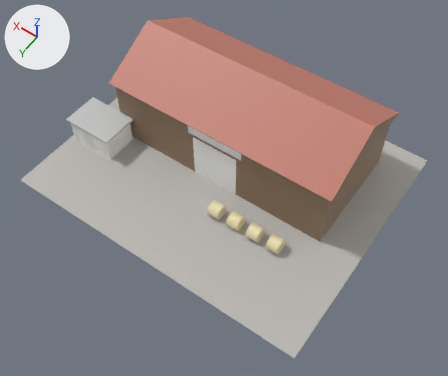
The glTF model assets/buildings/barn.glb as it was, and as the next commit left it.
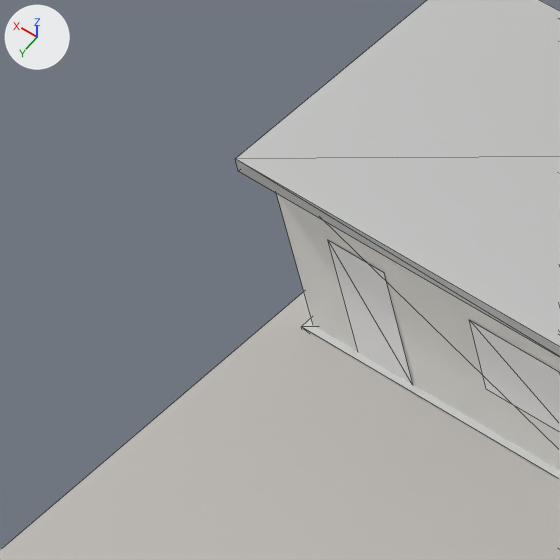
Old and new are each drawn whole from a 50 mm camera at (-23.12, 36.81, 48.48) aimed at (-1.81, 6.97, 1.59) and again close up on the part from 9% to 23% of the width and 27% to 44% of the height. Every picture has the same lights, and +X, +Y and +Z are marked at upper left. The older version's two pictures come first. The close-ups show mesh edges as thin lines. Objects named as collision shapes, trigger or cutter boxes, shadow casters or lower levels of detail are left out. Vertices at exactly the same position are counted once.

The first close-up shows 'barn'.
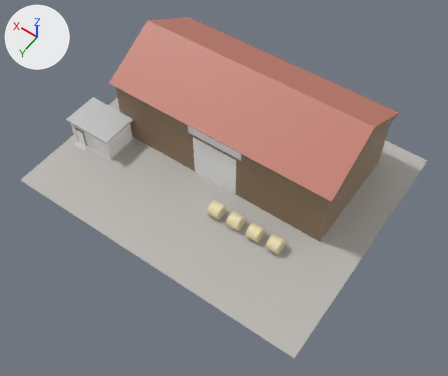
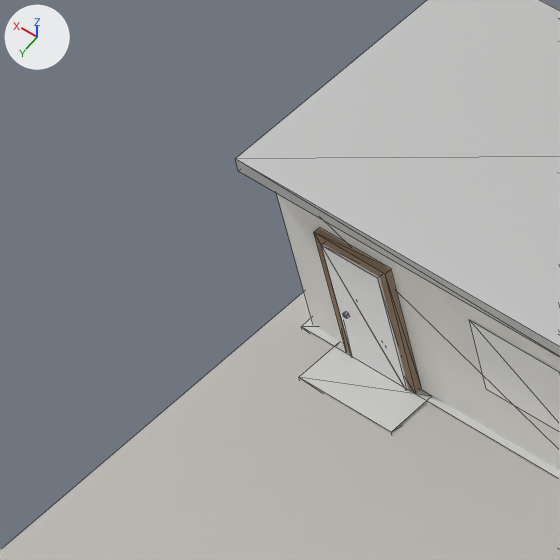
The change, as a list of edits to the scene's bpy script:
```text
Change me_barn:
    used by ob_barn; location = (0.0, 0.0, 0.0)
    remove me_barn.from_pydata(...)  # 166 vertices, 262 faces; spans x -16.0..16.0, y -9.0..17.0, z -1.9..10.5
    add me_barn.from_pydata(...)  # 198 vertices, 310 faces; spans x -16.0..16.0, y -9.0..17.0, z -1.9..10.5
    me_barn part 1: a new loose piece, a box spanning x 13.73..14.87, y 9.74..9.84, z 0.05..2.17, in mat_wood_dark (brown #957c61)
    me_barn part 2: a new loose piece, a box spanning x 13.55..15.05, y 9.76..10.46, z -0.1..0.1, in mat_concrete (light grey #cececb)
    me_barn part 3: the loose piece of 4 vertices spanning x 13.9..14.8, y 9.8, z 0.1..2.0 is copied, and the copy is moved by (0.0, 0.1, 0.0); it spans x 13.9..14.8, y 9.9, z 0.0..2.0
    me_barn part 4
    2 vertices are removed from x 13.9..14.8, y 9.8, z 0.1
    2 faces are deleted
    6 vertices are added at (13.9, 9.8, 0.0), (13.9, 9.9, 0.0), (13.9, 9.9, 2.0), (14.8, 9.8, 0.0), (14.8, 9.9, 0.0), (14.8, 9.9, 2.0)
    12 new faces join them, mat_door_wood (white #ffffff)
    other edits to the shape of me_barn do not show in these pictures
```

What differs and where, as boxes (x1, y1, x2, y2) in the close-ups (560 x 560 px):
part 1 of me_barn, added (brown): after (314, 228, 421, 393)
part 2 of me_barn, added: after (299, 345, 431, 434)
part 3 of me_barn, added: after (321, 245, 407, 390)
part 4 of me_barn, built on (mostly hidden afterwards): before (328, 240, 413, 385); after (322, 244, 409, 390)
